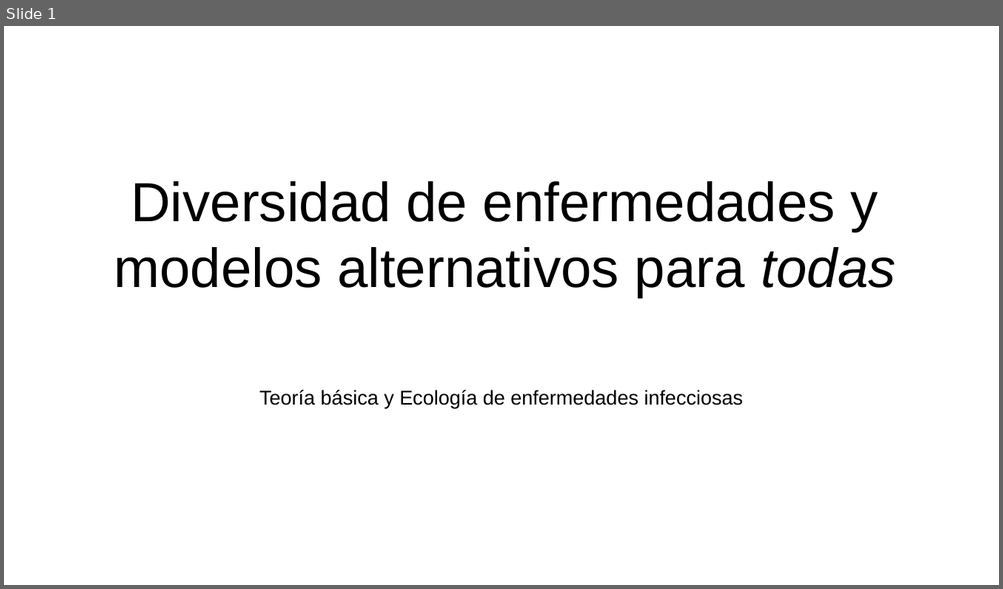
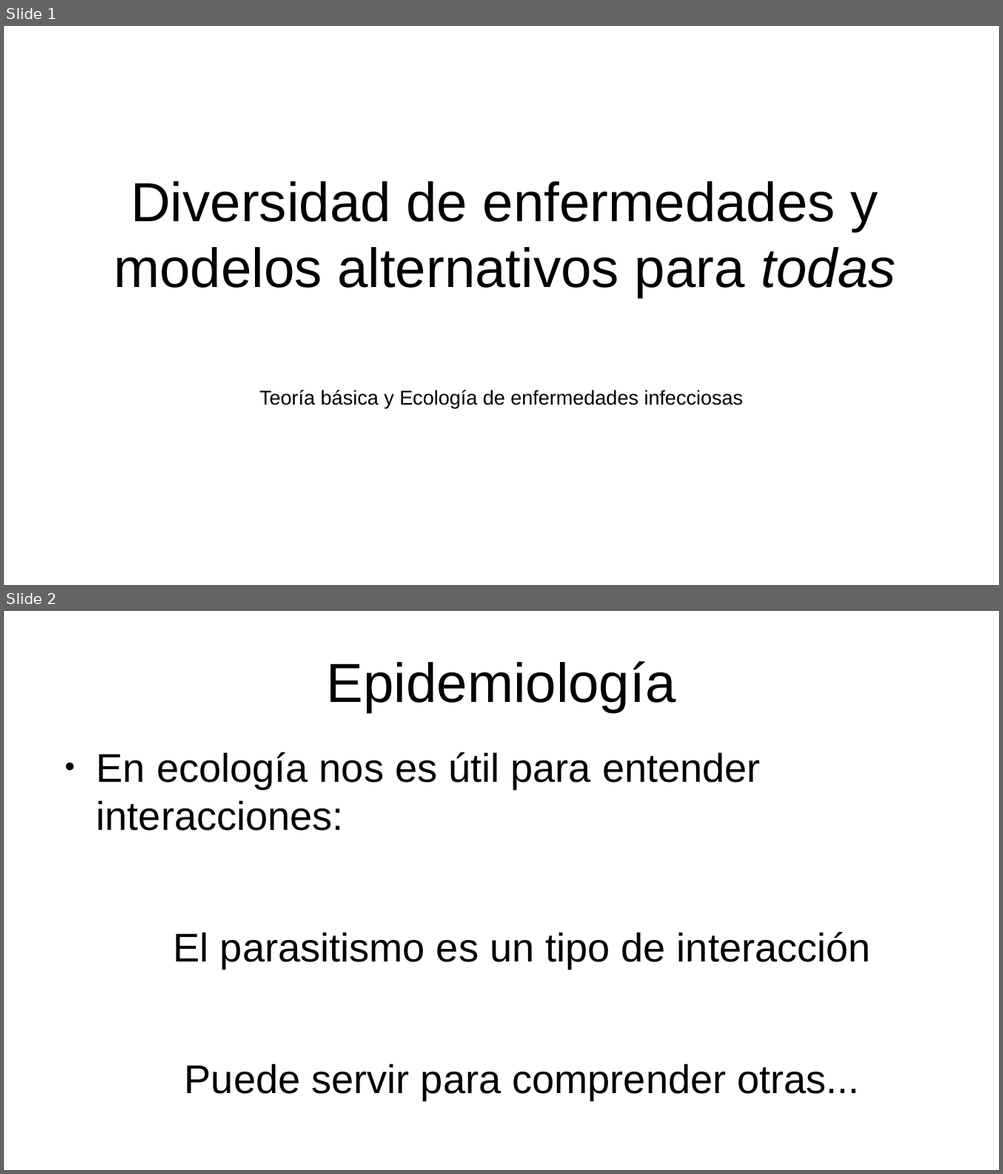
Before and after one commit to gerardommc/Ecologia-Teorica, a slide deck: Diversidad-enfermedades-infecciones.odp. Shown one above the other, each under a label of ours: slide 1 before the commit, slides 1 and 2 after it. The pictures are 1003x589 and 1003x1174 pixels, drawn with LibreOffice and Linux fonts; fonts in the diff are those of the drawing. Boxes give left, top, right and bottom in pixels: in the first picture for what was removed or moved away, otherwise in the second. Text is boxed around its words. In the diff, an @@ line names an element or a change of style, - is before the commit and + after.

```diff
--- a/Diversidad-enfermedades-infecciones.odp
+++ b/Diversidad-enfermedades-infecciones.odp
@@ slide 2 added at [4, 611, 999, 1170], background #FFFFFF @@
@@ title added at [327, 661, 676, 712], 44 pt, text #000000 @@
+Epidemiología
@@ text added at [96, 752, 871, 1100], 32 pt, text #000000 @@
+● En ecología nos es útil para entender interacciones:
+El parasitismo es un tipo de interacción
+Puede servir para comprender otras...
```
Also in this commit, not shown: 21 other slides added, 28 other files.
